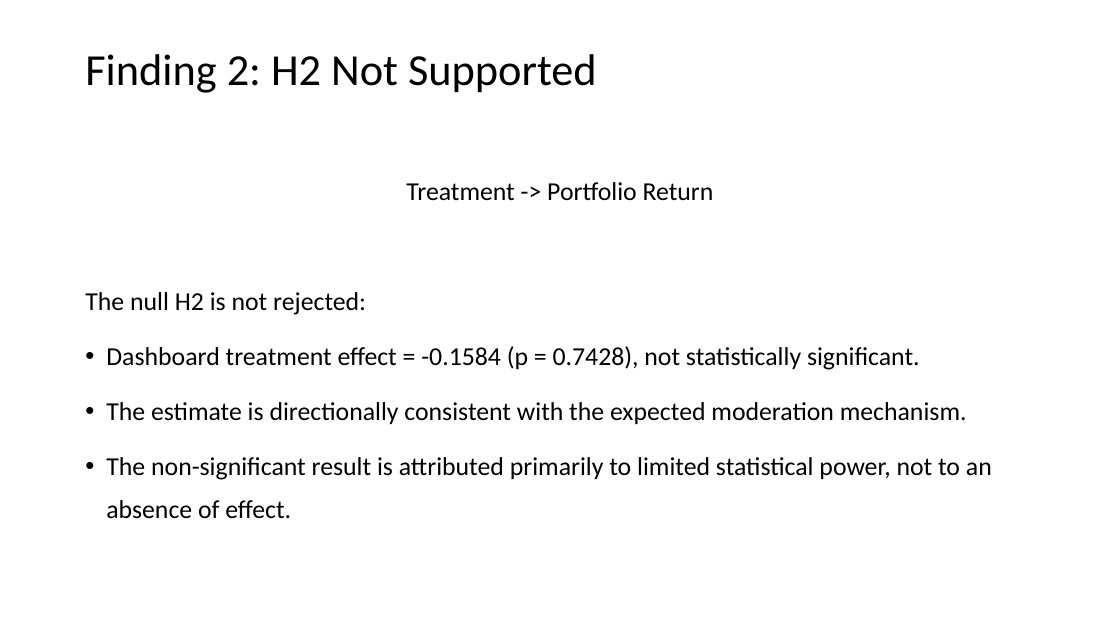
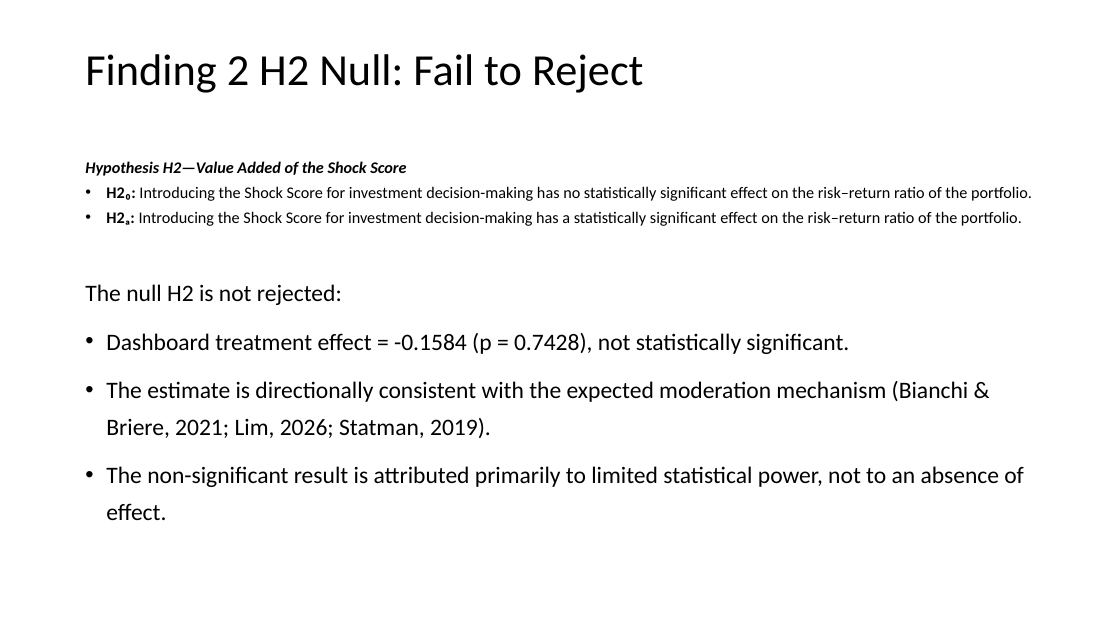
Before and after one commit to Amarows/thesis, a slide deck: slide 11 of documents/aliaksei_malashonak_sbs_thesis_defence.pptx (slide 9 before the commit). Drawn at 1120x630 pixels with LibreOffice and Linux fonts; fonts in the diff are those of the drawing; background and template pictures are left out. Boxes give left, top, right and bottom in pixels: in the first picture for what was removed or moved away, otherwise in the second. Text is boxed around its words. In the diff, an @@ line names an element or a change of style, - is before the commit and + after.

```diff
--- a/documents/aliaksei_malashonak_sbs_thesis_defence.pptx
+++ b/documents/aliaksei_malashonak_sbs_thesis_defence.pptx
@@ title at [85, 54, 644, 93]: text changed @@
-Finding 2: H2 Not Supported
+Finding 2 H2 Null: Fail to Reject
@@ text at [85, 161, 1032, 226]: text changed; size 22.1 to 13.9 pt @@
-Treatment -> Portfolio Return
+Hypothesis H2—Value Added of the Shock Score
+• H2₀: Introducing the Shock Score for investment decision-making has no statistically significant effect on the risk–return ratio of the portfolio.
+• H2ₐ: Introducing the Shock Score for investment decision-making has a statistically significant effect on the risk–return ratio of the portfolio.
@@ text at [85, 284, 1024, 520]: size 22.1 to 20.1 pt in "The null H2 is not rejected:", "Dashboard treatment effect = -0.1584 (p = ...", "The non-significant result is attributed primarily to ..."; line spacing 1.4 to 1.3 @@
@@ text at [106, 381, 969, 438]: text changed; size 22.1 to 20.1 pt @@
-• The estimate is directionally consistent with the expected moderation mechanism.
+• The estimate is directionally consistent with the expected moderation mechanism (Bianchi & Briere, 2021; Lim, 2026; Statman, 2019).
```
Also in this commit, not shown: 18 other slides changed, 4 slides added, 2 slides removed.
